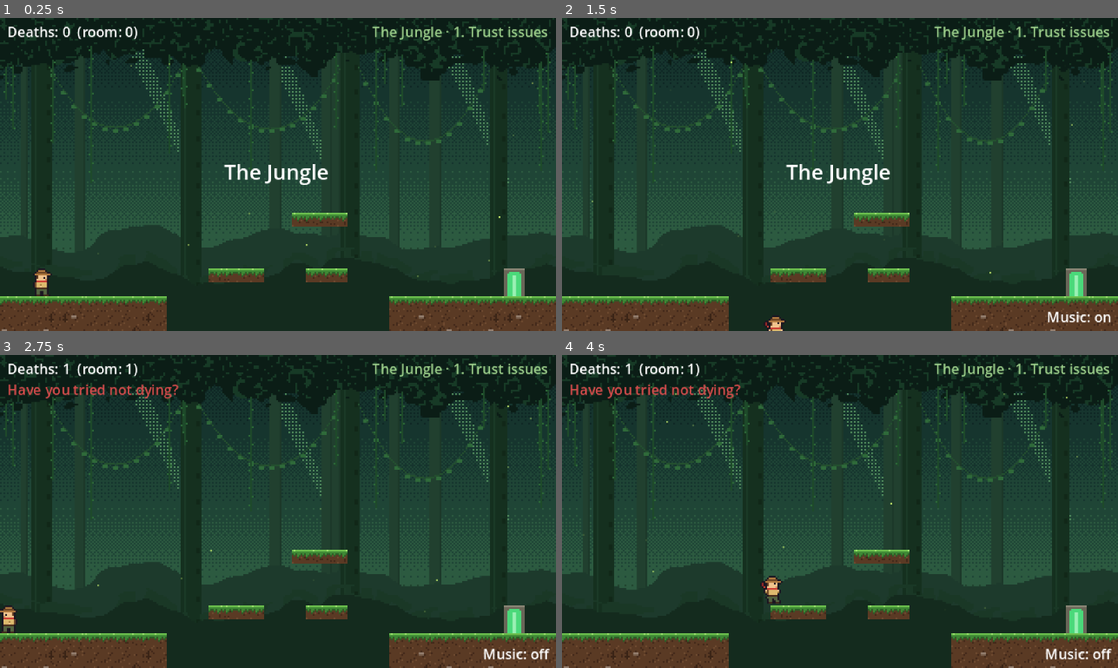
Above: before the commit, frames 1-4 (two rows, left to right).
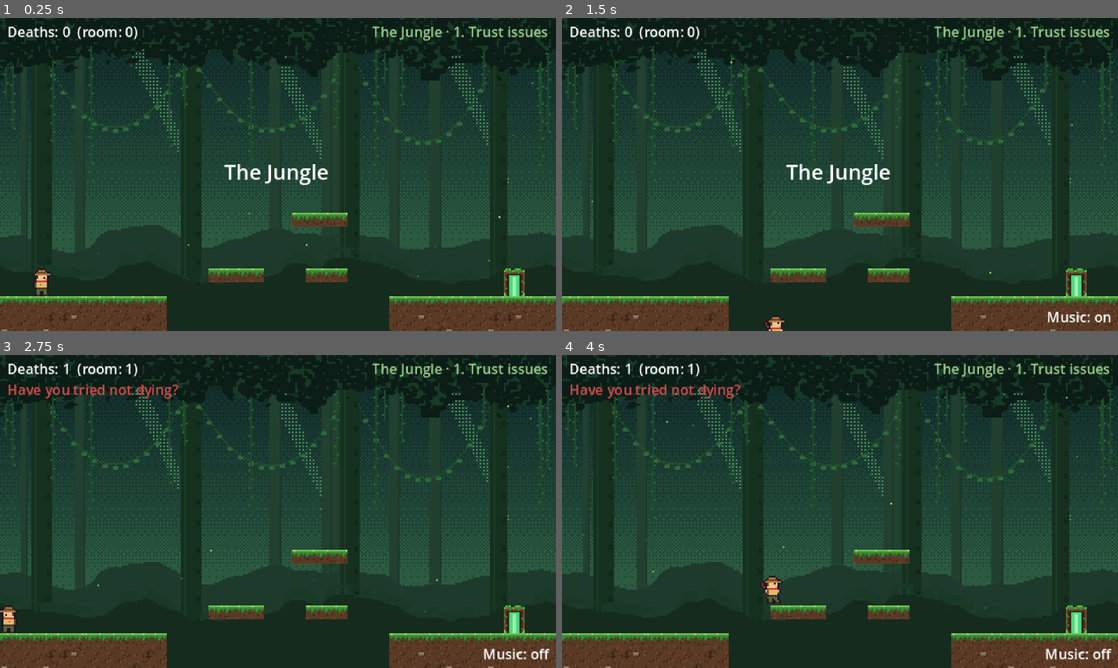
Above: after the commit, the same moments.

Repository: anthony-developer-FS/evil-rage
Game: Godot game, scene res://scenes/main.tscn
The game is run twice, just before and just after one commit, with the same random seed, the same clock (stepped at 60 frames per second) and the same inputs. Sound files missing from this copy of the repository are replaced by a short silence.
Inputs:
- Up to frame 1 (0.25 s): no input
- Up to frame 2 (1.5 s): hold M (toggle_music) 0.53-1.28 s; hold D (move_right) from 0.53 s (still down); tap Space (jump) at 0.77 s; tap M (toggle_music) at 1.35 s
- Up to frame 3 (2.75 s): tap Space (jump) at 1.52 s; release D (move_right) at 2.03 s; hold A (move_left) from 2.03 s (still down); hold M (toggle_music) from 2.03 s (still down)
- Up to frame 4 (4 s): release A (move_left) at 2.78 s; release M (toggle_music) at 2.78 s; hold D (move_right) from 2.78 s (still down); tap M (toggle_music) at 2.85 s; tap Space (jump) at 3.02, 3.77 s; hold M (toggle_music) from 3.53 s (still down)

The runs differ from the first frame. In frame 1, 0.2% of the frame differs, in the area x 90-95%, y 80-89%; in frame 2, 0.2%; in frame 3, 0.2%; in frame 4, 0.2%.

Commit message:
Give every world its own exit door
Each world's theme now carries a 12x16 door sprite painted by
tools/make_themes.py: a vine-wrapped log frame in the Jungle, a crystal
arch in the Caves, carved pillars in the Temple, and so on through the
Moon Observatory. Every door keeps the same green glow in its opening so
the exit stays readable. Goals, runaway goals and decoy goals all draw the
world's door, so decoys still pass for the real thing; a decoy that bites
flushes red in its own door's shape. Unthemed rooms keep the stone doorway.

Co-Authored-By: Claude Opus 5.5 (1M context) <noreply@anthropic.com>
Claude-Session: https://claude.ai/code/session_016rWodMro19v6mztk1s1oCj

Diff:
--- a/resources/themes/castle.tres
+++ b/resources/themes/castle.tres
@@ -1,14 +1,16 @@
-[gd_resource type="Resource" script_class="WorldTheme" load_steps=4 format=3]
+[gd_resource type="Resource" script_class="WorldTheme" load_steps=5 format=3]
 
 [ext_resource type="Script" path="res://scripts/world_theme.gd" id="1"]
 [ext_resource type="Texture2D" path="res://art/themes/castle/backdrop.png" id="2"]
 [ext_resource type="Texture2D" path="res://art/themes/castle/tiles.png" id="3"]
+[ext_resource type="Texture2D" path="res://art/themes/castle/door.png" id="4"]
 
 [resource]
 script = ExtResource("1")
 display_name = "The Castle"
 backdrop = ExtResource("2")
 tiles = ExtResource("3")
+door = ExtResource("4")
 spike_color = Color(0.88, 0.3, 0.3, 1)
 title_color = Color(0.68, 0.72, 0.85, 1)
 ambient = 4
--- a/resources/themes/cave.tres
+++ b/resources/themes/cave.tres
@@ -1,14 +1,16 @@
-[gd_resource type="Resource" script_class="WorldTheme" load_steps=4 format=3]
+[gd_resource type="Resource" script_class="WorldTheme" load_steps=5 format=3]
 
 [ext_resource type="Script" path="res://scripts/world_theme.gd" id="1"]
 [ext_resource type="Texture2D" path="res://art/themes/cave/backdrop.png" id="2"]
 [ext_resource type="Texture2D" path="res://art/themes/cave/tiles.png" id="3"]
+[ext_resource type="Texture2D" path="res://art/themes/cave/door.png" id="4"]
 
 [resource]
 script = ExtResource("1")
 display_name = "The Caves"
 backdrop = ExtResource("2")
 tiles = ExtResource("3")
+door = ExtResource("4")
 spike_color = Color(0.88, 0.32, 0.38, 1)
 title_color = Color(0.62, 0.6, 0.8, 1)
 ambient = 2
--- a/resources/themes/clockwork.tres
+++ b/resources/themes/clockwork.tres
@@ -1,14 +1,16 @@
-[gd_resource type="Resource" script_class="WorldTheme" load_steps=4 format=3]
+[gd_resource type="Resource" script_class="WorldTheme" load_steps=5 format=3]
 
 [ext_resource type="Script" path="res://scripts/world_theme.gd" id="1"]
 [ext_resource type="Texture2D" path="res://art/themes/clockwork/backdrop.png" id="2"]
 [ext_resource type="Texture2D" path="res://art/themes/clockwork/tiles.png" id="3"]
+[ext_resource type="Texture2D" path="res://art/themes/clockwork/door.png" id="4"]
 
 [resource]
 script = ExtResource("1")
 display_name = "The Clockwork Vault"
 backdrop = ExtResource("2")
 tiles = ExtResource("3")
+door = ExtResource("4")
 spike_color = Color(0.9, 0.35, 0.25, 1)
 title_color = Color(1, 0.78, 0.4, 1)
 ambient = 4
--- a/resources/themes/dunes.tres
+++ b/resources/themes/dunes.tres
@@ -1,14 +1,16 @@
-[gd_resource type="Resource" script_class="WorldTheme" load_steps=4 format=3]
+[gd_resource type="Resource" script_class="WorldTheme" load_steps=5 format=3]
 
 [ext_resource type="Script" path="res://scripts/world_theme.gd" id="1"]
 [ext_resource type="Texture2D" path="res://art/themes/dunes/backdrop.png" id="2"]
 [ext_resource type="Texture2D" path="res://art/themes/dunes/tiles.png" id="3"]
+[ext_resource type="Texture2D" path="res://art/themes/dunes/door.png" id="4"]
 
 [resource]
 script = ExtResource("1")
 display_name = "The Shifting Dunes"
 backdrop = ExtResource("2")
 tiles = ExtResource("3")
+door = ExtResource("4")
 spike_color = Color(0.85, 0.3, 0.25, 1)
 title_color = Color(1, 0.8, 0.55, 1)
 ambient = 5
--- a/resources/themes/frost.tres
+++ b/resources/themes/frost.tres
@@ -1,14 +1,16 @@
-[gd_resource type="Resource" script_class="WorldTheme" load_steps=4 format=3]
+[gd_resource type="Resource" script_class="WorldTheme" load_steps=5 format=3]
 
 [ext_resource type="Script" path="res://scripts/world_theme.gd" id="1"]
 [ext_resource type="Texture2D" path="res://art/themes/frost/backdrop.png" id="2"]
 [ext_resource type="Texture2D" path="res://art/themes/frost/tiles.png" id="3"]
+[ext_resource type="Texture2D" path="res://art/themes/frost/door.png" id="4"]
 
 [resource]
 script = ExtResource("1")
 display_name = "The Frozen Depths"
 backdrop = ExtResource("2")
 tiles = ExtResource("3")
+door = ExtResource("4")
 spike_color = Color(0.75, 0.92, 1, 1)
 title_color = Color(0.6, 0.9, 1, 1)
 ambient = 7
--- a/resources/themes/jungle.tres
+++ b/resources/themes/jungle.tres
@@ -1,14 +1,16 @@
-[gd_resource type="Resource" script_class="WorldTheme" load_steps=4 format=3]
+[gd_resource type="Resource" script_class="WorldTheme" load_steps=5 format=3]
 
 [ext_resource type="Script" path="res://scripts/world_theme.gd" id="1"]
 [ext_resource type="Texture2D" path="res://art/themes/jungle/backdrop.png" id="2"]
 [ext_resource type="Texture2D" path="res://art/themes/jungle/tiles.png" id="3"]
+[ext_resource type="Texture2D" path="res://art/themes/jungle/door.png" id="4"]
 
 [resource]
 script = ExtResource("1")
 display_name = "The Jungle"
 backdrop = ExtResource("2")
 tiles = ExtResource("3")
+door = ExtResource("4")
 spike_color = Color(0.86, 0.29, 0.25, 1)
 title_color = Color(0.62, 0.82, 0.55, 1)
 ambient = 1
--- a/resources/themes/mine.tres
+++ b/resources/themes/mine.tres
@@ -1,14 +1,16 @@
-[gd_resource type="Resource" script_class="WorldTheme" load_steps=4 format=3]
+[gd_resource type="Resource" script_class="WorldTheme" load_steps=5 format=3]
 
 [ext_resource type="Script" path="res://scripts/world_theme.gd" id="1"]
 [ext_resource type="Texture2D" path="res://art/themes/mine/backdrop.png" id="2"]
 [ext_resource type="Texture2D" path="res://art/themes/mine/tiles.png" id="3"]
+[ext_resource type="Texture2D" path="res://art/themes/mine/door.png" id="4"]
 
 [resource]
 script = ExtResource("1")
 display_name = "The Mines"
 backdrop = ExtResource("2")
 tiles = ExtResource("3")
+door = ExtResource("4")
 spike_color = Color(0.9, 0.36, 0.28, 1)
 title_color = Color(0.92, 0.72, 0.42, 1)
 ambient = 3
--- a/resources/themes/mirror.tres
+++ b/resources/themes/mirror.tres
@@ -1,14 +1,16 @@
-[gd_resource type="Resource" script_class="WorldTheme" load_steps=4 format=3]
+[gd_resource type="Resource" script_class="WorldTheme" load_steps=5 format=3]
 
 [ext_resource type="Script" path="res://scripts/world_theme.gd" id="1"]
 [ext_resource type="Texture2D" path="res://art/themes/mirror/backdrop.png" id="2"]
 [ext_resource type="Texture2D" path="res://art/themes/mirror/tiles.png" id="3"]
+[ext_resource type="Texture2D" path="res://art/themes/mirror/door.png" id="4"]
 
 [resource]
 script = ExtResource("1")
 display_name = "The Mirror Halls"
 backdrop = ExtResource("2")
 tiles = ExtResource("3")
+door = ExtResource("4")
 spike_color = Color(1, 0.42, 0.55, 1)
 title_color = Color(0.6, 0.92, 1, 1)
 ambient = 6
--- a/resources/themes/observatory.tres
+++ b/resources/themes/observatory.tres
@@ -1,14 +1,16 @@
-[gd_resource type="Resource" script_class="WorldTheme" load_steps=4 format=3]
+[gd_resource type="Resource" script_class="WorldTheme" load_steps=5 format=3]
 
 [ext_resource type="Script" path="res://scripts/world_theme.gd" id="1"]
 [ext_resource type="Texture2D" path="res://art/themes/observatory/backdrop.png" id="2"]
 [ext_resource type="Texture2D" path="res://art/themes/observatory/tiles.png" id="3"]
+[ext_resource type="Texture2D" path="res://art/themes/observatory/door.png" id="4"]
 
 [resource]
 script = ExtResource("1")
 display_name = "The Moon Observatory"
 backdrop = ExtResource("2")
 tiles = ExtResource("3")
+door = ExtResource("4")
 spike_color = Color(1, 0.45, 0.5, 1)
 title_color = Color(0.8, 0.85, 1, 1)
 ambient = 6
--- a/resources/themes/sky.tres
+++ b/resources/themes/sky.tres
@@ -1,14 +1,16 @@
-[gd_resource type="Resource" script_class="WorldTheme" load_steps=4 format=3]
+[gd_resource type="Resource" script_class="WorldTheme" load_steps=5 format=3]
 
 [ext_resource type="Script" path="res://scripts/world_theme.gd" id="1"]
 [ext_resource type="Texture2D" path="res://art/themes/sky/backdrop.png" id="2"]
 [ext_resource type="Texture2D" path="res://art/themes/sky/tiles.png" id="3"]
+[ext_resource type="Texture2D" path="res://art/themes/sky/door.png" id="4"]
 
 [resource]
 script = ExtResource("1")
 display_name = "The Sky Ruins"
 backdrop = ExtResource("2")
 tiles = ExtResource("3")
+door = ExtResource("4")
 spike_color = Color(0.95, 0.4, 0.4, 1)
 title_color = Color(0.8, 0.86, 1, 1)
 ambient = 5
--- a/resources/themes/spire.tres
+++ b/resources/themes/spire.tres
@@ -1,14 +1,16 @@
-[gd_resource type="Resource" script_class="WorldTheme" load_steps=4 format=3]
+[gd_resource type="Resource" script_class="WorldTheme" load_steps=5 format=3]
 
 [ext_resource type="Script" path="res://scripts/world_theme.gd" id="1"]
 [ext_resource type="Texture2D" path="res://art/themes/spire/backdrop.png" id="2"]
 [ext_resource type="Texture2D" path="res://art/themes/spire/tiles.png" id="3"]
+[ext_resource type="Texture2D" path="res://art/themes/spire/door.png" id="4"]
 
 [resource]
 script = ExtResource("1")
 display_name = "The Upside-Down Spire"
 backdrop = ExtResource("2")
 tiles = ExtResource("3")
+door = ExtResource("4")
 spike_color = Color(1, 0.45, 0.4, 1)
 title_color = Color(0.82, 0.66, 1, 1)
 ambient = 4
--- a/resources/themes/temple.tres
+++ b/resources/themes/temple.tres
@@ -1,14 +1,16 @@
-[gd_resource type="Resource" script_class="WorldTheme" load_steps=4 format=3]
+[gd_resource type="Resource" script_class="WorldTheme" load_steps=5 format=3]
 
 [ext_resource type="Script" path="res://scripts/world_theme.gd" id="1"]
 [ext_resource type="Texture2D" path="res://art/themes/temple/backdrop.png" id="2"]
 [ext_resource type="Texture2D" path="res://art/themes/temple/tiles.png" id="3"]
+[ext_resource type="Texture2D" path="res://art/themes/temple/door.png" id="4"]
 
 [resource]
 script = ExtResource("1")
 display_name = "The Temple"
 backdrop = ExtResource("2")
 tiles = ExtResource("3")
+door = ExtResource("4")
 spike_color = Color(0.86, 0.3, 0.24, 1)
 title_color = Color(0.85, 0.72, 0.5, 1)
 ambient = 3
--- a/scripts/goal.gd
+++ b/scripts/goal.gd
@@ -1,6 +1,8 @@
+@tool
 class_name Goal
 extends Area2D
-## Room exit. Leave next_room empty to show the "you win" message instead.
+## Room exit. Leave next_room empty to show the "you win" message instead. In a
+## themed room it is drawn as the world's door, otherwise as a stone doorway.
 
 signal reached
 
@@ -8,10 +10,16 @@
 
 
 func _ready() -> void:
+	if Engine.is_editor_hint():
+		return
 	body_entered.connect(_on_body_entered)
 
 
 func _draw() -> void:
+	var theme := WorldTheme.of(self)
+	if theme and theme.door:
+		draw_texture(theme.door, Vector2(-6, -16))
+		return
 	# A stone doorway with the way out glowing inside it.
 	draw_rect(Rect2(-6, -16, 12, 16), Color("6a6658"))
 	draw_rect(Rect2(-6, -16, 12, 1), Color("8a8676"))
--- a/scripts/trolls/decoy_goal.gd
+++ b/scripts/trolls/decoy_goal.gd
@@ -13,8 +13,14 @@
 	if not _bit:
 		super()
 		return
-	# Show its teeth for the moment before the room reloads.
-	draw_rect(Rect2(-6, -16, 12, 16), Color("d94a4a"))
+	# Show its teeth for the moment before the room reloads. A themed door keeps
+	# its shape and flushes red, so it is clearly the same door that bit.
+	var theme := WorldTheme.of(self)
+	if theme and theme.door:
+		draw_texture(theme.door, Vector2(-6, -16), Color(1.6, 0.35, 0.3))
+		draw_rect(Rect2(-4, -12, 8, 8), Color("d94a4a"))
+	else:
+		draw_rect(Rect2(-6, -16, 12, 16), Color("d94a4a"))
 	for i in 3:
 		var x := -6 + i * 4
 		draw_colored_polygon(PackedVector2Array([
--- a/scripts/world_theme.gd
+++ b/scripts/world_theme.gd
@@ -1,9 +1,10 @@
 @tool
 class_name WorldTheme
 extends Resource
-## The look of one explorer world: backdrop, block tiles, spike color and the
-## little things that drift around. Set a room's `world_theme` and its blocks,
-## spikes, backdrop and title pick it up. The art comes from tools/make_themes.py.
+## The look of one explorer world: backdrop, block tiles, exit door, spike color
+## and the little things that drift around. Set a room's `world_theme` and its
+## blocks, spikes, doors, backdrop and title pick it up. The art comes from
+## tools/make_themes.py.
 
 enum Ambient { NONE, FIREFLIES, DRIPS, DUST, EMBERS, WIND, SPARKLES, SNOW }
 
@@ -13,6 +14,8 @@
 @export var backdrop: Texture2D
 ## 32x16 sheet of 8x8 tiles: top row is block surfaces, bottom row is fill.
 @export var tiles: Texture2D
+## 12x16 exit door, standing on its bottom edge. Goals and decoy goals draw it.
+@export var door: Texture2D
 @export var spike_color := Color("d94a4a")
 @export var title_color := Color(0.5, 0.5, 0.6)
 @export var ambient := Ambient.NONE
Binary file added: art/themes/castle/door.png
Not shown, added: art/themes/castle/door.png.import
Binary file added: art/themes/cave/door.png
Not shown, added: art/themes/cave/door.png.import
Binary file added: art/themes/clockwork/door.png
Not shown, added: art/themes/clockwork/door.png.import
Binary file added: art/themes/dunes/door.png
Not shown, added: art/themes/dunes/door.png.import
Binary file added: art/themes/frost/door.png
Not shown, added: art/themes/frost/door.png.import
Binary file added: art/themes/jungle/door.png
Not shown, added: art/themes/jungle/door.png.import
(and 12 more such lines)
